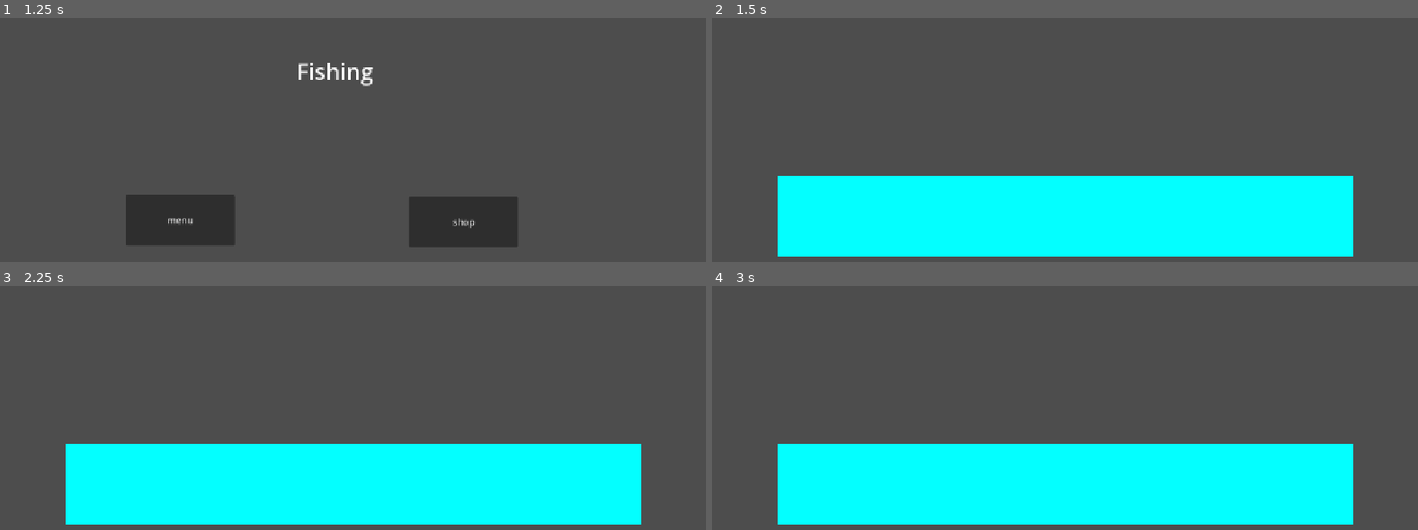
Above: before the commit, frames 1-4 (two rows, left to right).
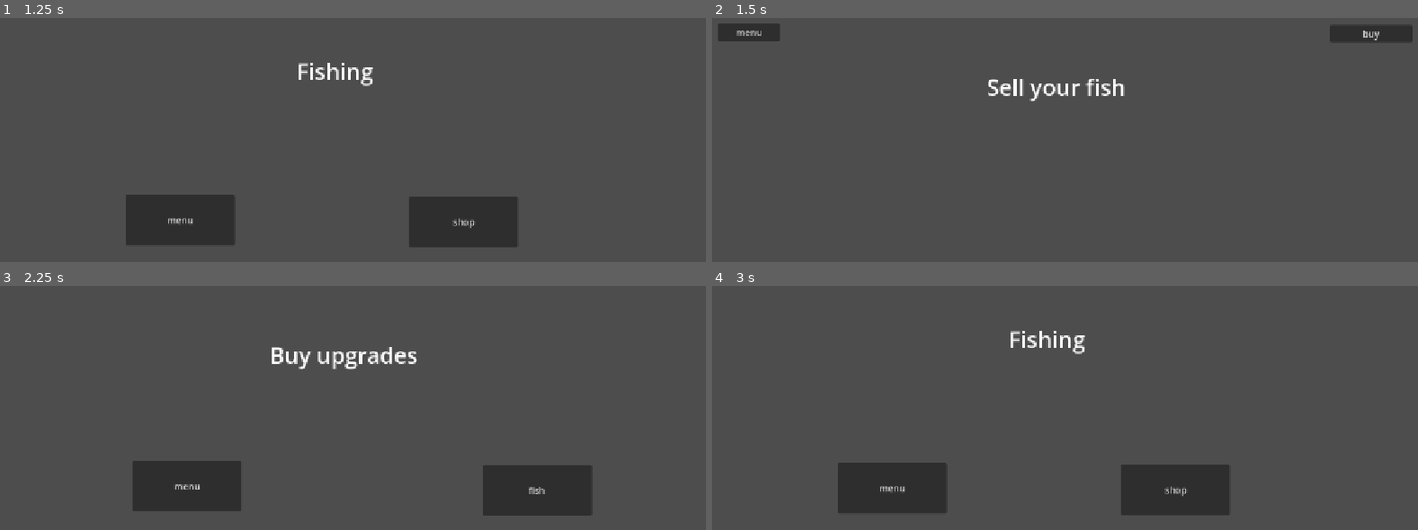
Above: after the commit, the same moments.

Repository: V-Mirea/comfy-summer-fishing-game
Game: Godot game, scene res://scenes/game.tscn
The game is run twice, just before and just after one commit, with the same random seed, the same clock (stepped at 60 frames per second) and the same inputs. The engine's default icon, where the game draws it, is replaced by a stand-in: a white triangle on a blue panel in a dark square.
Inputs (mouse positions are in pixels of both pictures, inside the frame that each line leads up to):
- Up to frame 1 (1.25 s): click "play" at 0.5 s
- Up to frame 2 (1.5 s): click "shop" at 1.25 s
- Up to frame 3 (2.25 s): click (656, 300) at 2 s, where only the run after the commit has a clickable "buy"
- Up to frame 4 (3 s): click (1248, 490) at 2.75 s, where only the run after the commit has a clickable "fish"

Frame 1 is identical in both runs. In frame 2, 29% of the frame differs, in the area x 0-100%, y 2-98%; in frame 3, 28%; in frame 4, 27%.

Commit message:
initial customer spawning logic

Diff:
--- /dev/null
+++ b/scenes/customer.tscn
@@ -0,0 +1,8 @@
+[gd_scene format=3 uid="uid://stuev6gp1q3v"]
+
+[ext_resource type="Texture2D" uid="uid://cwf4fbweljkqp" path="res://icon.svg" id="1_ktfjk"]
+
+[node name="Customer" type="Node2D" unique_id=357713427]
+
+[node name="Sprite2D" type="Sprite2D" parent="." unique_id=2062455435]
+texture = ExtResource("1_ktfjk")
--- a/scenes/selling_scene.tscn
+++ b/scenes/selling_scene.tscn
@@ -1,16 +1,16 @@
 [gd_scene format=3 uid="uid://cmg53b45ikcyy"]
 
 [ext_resource type="Script" uid="uid://bcypvgjpjqawc" path="res://scripts/managers/selling_manager.gd" id="1_wmifp"]
+[ext_resource type="Script" uid="uid://hwwp83yvavu2" path="res://scripts/managers/customer_spawner.gd" id="2_1ygfp"]
+[ext_resource type="PackedScene" uid="uid://stuev6gp1q3v" path="res://scenes/customer.tscn" id="3_7ehvh"]
 
 [sub_resource type="LabelSettings" id="LabelSettings_24tig"]
 font_size = 40
 
-[node name="SellingScene" type="Node2D" unique_id=826753257 node_paths=PackedStringArray("customer_area")]
+[node name="SellingScene" type="Node2D" unique_id=826753257]
 script = ExtResource("1_wmifp")
-customer_area = NodePath("CanvasLayer/Control")
 
 [node name="Control" type="Control" parent="." unique_id=729090283]
-visible = false
 layout_mode = 3
 anchors_preset = 0
 offset_right = 1275.0
@@ -18,18 +18,18 @@
 
 [node name="ButtonMenu" type="Button" parent="Control" unique_id=921605471]
 layout_mode = 0
-offset_left = 247.0
-offset_top = 319.0
-offset_right = 441.0
-offset_bottom = 409.0
+offset_left = 22.0
+offset_top = 16.0
+offset_right = 132.0
+offset_bottom = 48.0
 text = "menu"
 
 [node name="ButtonBuy" type="Button" parent="Control" unique_id=1800644566]
 layout_mode = 0
-offset_left = 870.0
-offset_top = 326.0
-offset_right = 1064.0
-offset_bottom = 416.0
+offset_left = 1111.0
+offset_top = 19.0
+offset_right = 1257.0
+offset_bottom = 50.0
 text = "buy
 "
 
@@ -45,6 +45,7 @@
 vertical_alignment = 1
 
 [node name="CanvasLayer" type="CanvasLayer" parent="." unique_id=56083680]
+visible = false
 
 [node name="Control" type="Control" parent="CanvasLayer" unique_id=529498331]
 layout_mode = 3
@@ -63,3 +64,12 @@
 grow_horizontal = 2
 grow_vertical = 2
 color = Color(0.011764706, 1, 1, 1)
+
+[node name="CustomerSpawner" type="Node" parent="." unique_id=1346029056 node_paths=PackedStringArray("customer_area")]
+script = ExtResource("2_1ygfp")
+customer_area = NodePath("../CanvasLayer/Control")
+customer_scene = ExtResource("3_7ehvh")
+
+[connection signal="pressed" from="Control/ButtonMenu" to="." method="_on_button_menu_pressed"]
+[connection signal="pressed" from="Control/ButtonBuy" to="." method="_on_button_buy_pressed"]
+[connection signal="request_spawn_customer" from="CustomerSpawner" to="." method="_on_request_spawn_customer"]
--- /dev/null
+++ b/scripts/managers/customer_spawner.gd
@@ -0,0 +1,57 @@
+extends Node
+class_name CustomerSpawner
+
+@export var customer_area: Control
+@export var customer_scene: PackedScene
+
+signal request_spawn_customer(customer: Node2D)
+
+# these variables will be calculated eventually based on upgrades
+var delay_time: int = 5 # time in seconds after a customer spawns that no new customers can spawn
+var spawn_chance: int = 100 # 0-100 % chance for a customer to spawn when rolled
+var spawn_timer: int = 2 # time in seconds that it should wait between unsuccessful spawn attempts
+
+var customer_slots: int = 6
+var customer_areas: Array[CustomerArea]
+
+var time_since_last_spawn: float = 0
+
+func _ready():
+	calculate_customer_areas()
+	pass
+
+func _process(delta):
+	time_since_last_spawn += delta
+	if time_since_last_spawn > spawn_timer:
+		var empty_slots = get_empty_customer_slots()
+		# if there are empty customer slots, roll a chance to spawn a customer
+		if empty_slots.size() > 0 and randi() % 100 < spawn_chance:
+			var random_slot = empty_slots[randi() % empty_slots.size()]
+			spawn_customer(random_slot.center)
+			random_slot.is_occupied = true
+			time_since_last_spawn = -delay_time
+		else:
+			time_since_last_spawn = 0
+
+func calculate_customer_areas():
+	var customer_rect = customer_area.get_rect()
+	var individual_width = customer_rect.size.x / customer_slots
+
+	for i in range(customer_slots):
+		var individual_rect = Rect2(customer_rect.position.x + (i * individual_width), customer_rect.position.y, individual_width, customer_rect.size.y)
+		customer_areas.append(CustomerArea.new(i, individual_rect))
+
+func get_empty_customer_slots() -> Array[CustomerArea]:
+	var empty_slots: Array[CustomerArea]
+
+	for area in customer_areas:
+		if area.is_occupied == false:
+			empty_slots.append(area)
+
+	return empty_slots
+
+func spawn_customer(position: Vector2):
+	var customer: Node2D = customer_scene.instantiate();
+	customer.position = position
+
+	request_spawn_customer.emit(customer)
--- a/scripts/managers/selling_manager.gd
+++ b/scripts/managers/selling_manager.gd
@@ -1,23 +1,10 @@
 extends Node2D
-
-@export var customer_area: Control
 
 signal transition_requested(state: Global.State)
 
-var customer_areas: Array[Rect2]
-
-# these variables will be calculated eventually based on upgrades
-var delay_time: int # time in seconds after a customer spawns that no new customers can spawn
-var spawn_chance: float # 0-1 (0%-100%) chance for a customer to spawn when rolled
-var spawn_timer: int # time in seconds that it should wait between unsuccessful spawn attempts
-
-var customer_slots: int = 3
-
 # Called when the node enters the scene tree for the first time.
 func _ready():
-	calculate_customer_areas()
 	pass
-
 
 # Called every frame. 'delta' is the elapsed time since the previous frame.
 func _process(delta):
@@ -31,10 +18,5 @@
 func _on_button_buy_pressed():
 	transition_requested.emit(Global.State.BUYING)
 
-func calculate_customer_areas():
-	var customer_rect = customer_area.get_rect()
-	var individual_width = customer_rect.size.x / customer_slots
-
-	for i in range(customer_slots):
-		var individual_rect = Rect2(customer_rect.position.x + (i * individual_width), customer_rect.position.y, individual_width, customer_rect.size.y)
-		customer_areas.append(individual_rect)
+func _on_request_spawn_customer(customer):
+	add_child(customer)
--- /dev/null
+++ b/scripts/models/customer_area.gd
@@ -0,0 +1,16 @@
+extends RefCounted
+class_name CustomerArea
+
+var index: int
+var boundary: Rect2
+var center: Vector2
+var is_occupied: bool
+
+func _init(index: int, boundary: Rect2):
+	self.index = index
+	self.boundary = boundary
+	center = calculate_center()
+	is_occupied = false
+
+func calculate_center() -> Vector2:
+	return Vector2(boundary.position.x + (boundary.size.x / 2), boundary.position.y + (boundary.size.y / 2))
Not shown, added: scripts/managers/customer_spawner.gd.uid
Not shown, added: scripts/models/customer_area.gd.uid
